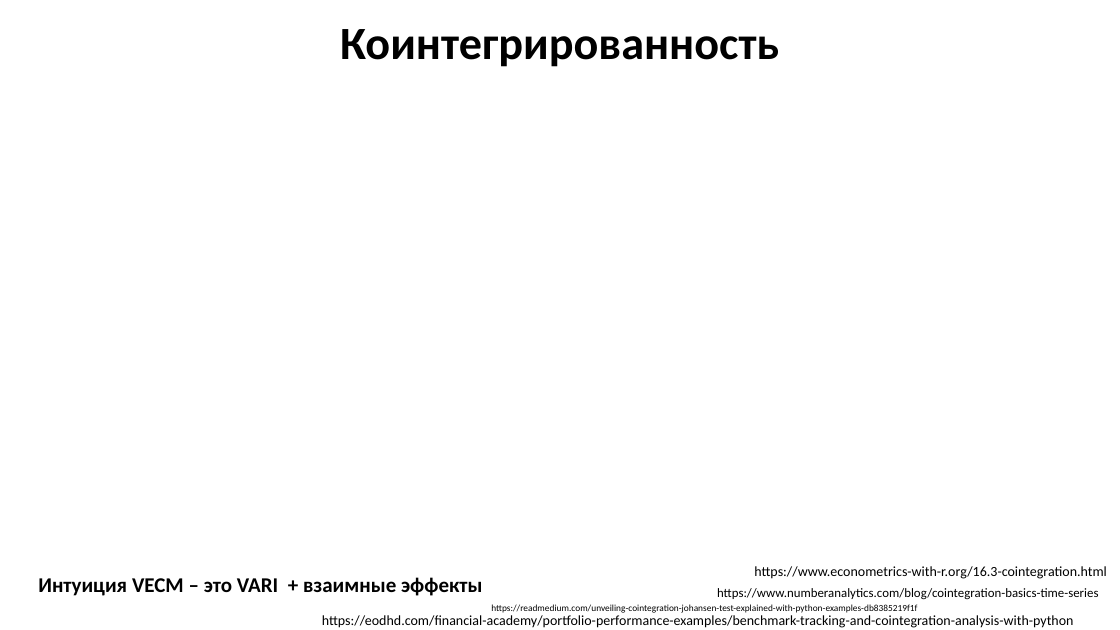
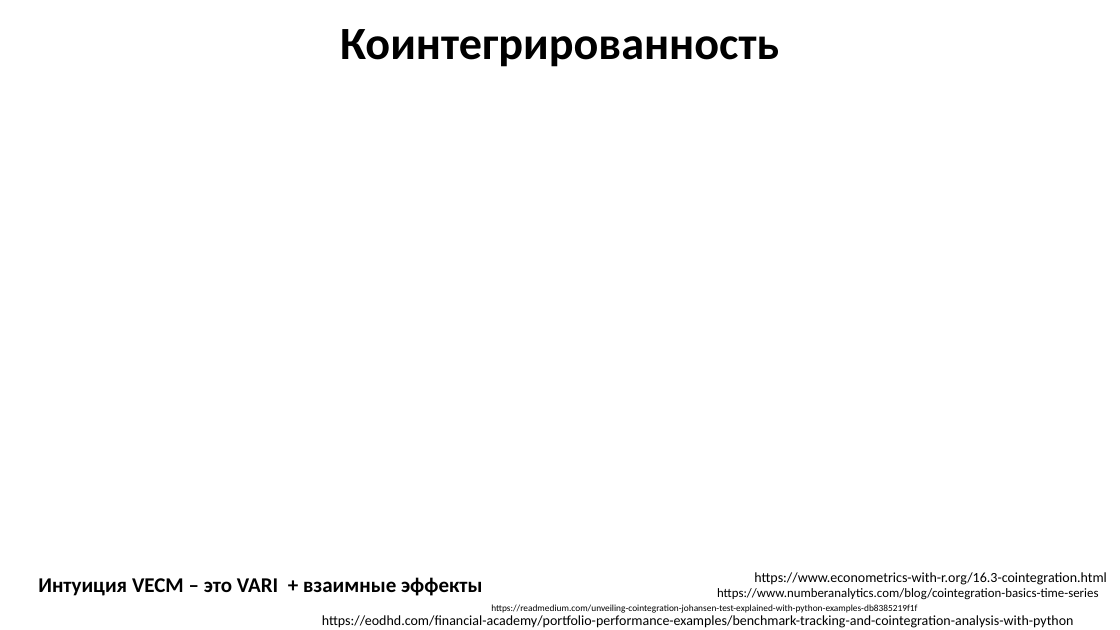
Before and after one commit to MVRonkin/TimeSeriesCourse, a slide deck: slide 8 of 2025/LEC/06-1 многомерные ВР.pptx. Drawn at 1120x630 pixels with LibreOffice and Linux fonts; fonts in the diff are those of the drawing; grey boxes stand for pictures. Boxes give left, top, right and bottom in pixels: in the first picture for what was removed or moved away, otherwise in the second. Text is boxed around its words. In the diff, an @@ line names an element or a change of style, - is before the commit and + after.

```diff
--- a/2025/LEC/06-1 многомерные ВР.pptx
+++ b/2025/LEC/06-1 многомерные ВР.pptx
@@ text "https://www.econometrics-with-r.org/16.3-cointegration.html": place and size @@
-text "https://www.econometrics-with-r.org/16.3-cointegration.html" at [754,566,1107,579]
+text "https://www.econometrics-with-r.org/16.3-cointegration.html" at [754,572,1107,585]
```
Also in this commit, not shown: 1 other slide changed, 3 other files.
